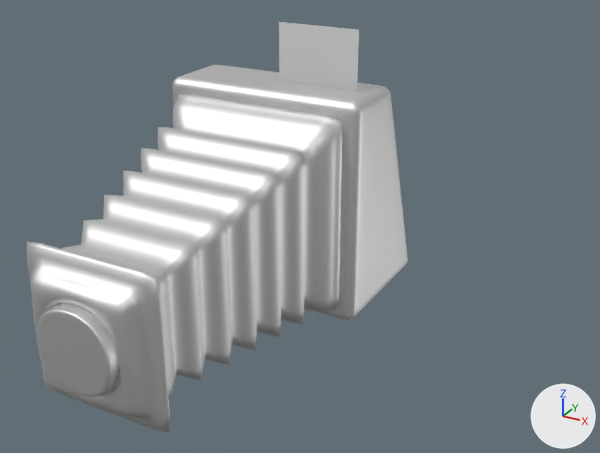
A saved change to the glTF model public/models/Camera.glb.
Rendered twice from a camera (50 mm lens) standing at (5.15, -9.31, 3.93) and looking at (1.07, -1.88, 0.22). Lighting does not change. The marker at lower right points along +X, +Y and +Z.

The older version as bpy lines, for what is in view:
```python
mat_viewfinder = principled_material('viewfinder')
mat_viewfinder.base_color = (0.8, 0.8, 0.8)  # white #e7e7e7
me_cube_001 = bpy.data.meshes.new('Cube.001')
me_cube_001.from_pydata(...)  # 4403 vertices, 8752 faces; spans x -1.33..1.33, y -4.43..0.96, z -1.43..1.43
me_cube_001.materials.append(mat_camera)  # white #e7e7e7
me_cube_002 = bpy.data.meshes.new('Cube.002')
me_cube_002.from_pydata([(0.531, 0.0, -0.358), (-0.532, 0.0, -0.357), (0.532, 0.0, 0.357), (-0.531, 0.0, 0.358)], [], [(1, 0, 2), (1, 2, 3)])
me_cube_002.materials.append(mat_viewfinder)  # white #e7e7e7
ob_camera = bpy.data.objects.new('Camera', me_cube_001)
ob_camera.location = (0.0, 0.0, 0.0)
ob_viewfinder = bpy.data.objects.new('viewfinder', me_cube_002)
ob_viewfinder.location = (0.544, -0.495, 1.8)
```
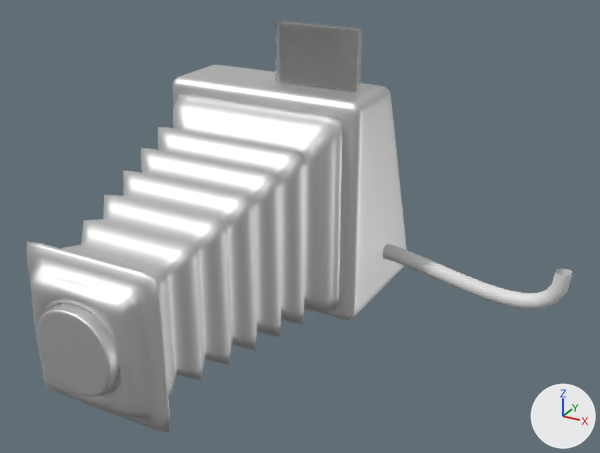
Where the change shows, as pixel boxes (x1, y1, x2, y2) in the pictures (600 x 453 px):
'viewfinderGlass', added: after (275, 21, 362, 92)
'viewfinder', surface changed: (279, 22, 359, 91) in both
'BézierCurve', added: after (383, 244, 573, 309)

Edits to the bpy script that builds the scene:
```text
Change mat_viewfinder:
    mat_viewfinder.alpha: 1.0 -> 0.525
Add mat_material_001:
    mat_material_001 = principled_material('Material.001')
    mat_material_001.base_color = (0.8, 0.8, 0.8)  # white #e7e7e7
Add mat_glass:
    mat_glass = principled_material('glass')
    mat_glass.base_color = (0.8, 0.8, 0.8)  # white #e7e7e7
    mat_glass.roughness = 0.0
    mat_glass.ior = 1.1
    mat_glass.alpha = 0.616
    mat_glass.transmission_weight = 1.0
Add me_béziercurve:
    me_béziercurve.from_pydata(...)  # 156 vertices, 288 faces; spans x 1.27..3.73, y -0.1..0.1, z -1.18..-0.56
    me_béziercurve.materials.append(mat_material_001)  # white #e7e7e7
Add me_cube_003:
    me_cube_003.from_pydata(...)  # 16 vertices, 24 faces; spans x -0.532..0.532, y -0.074..0.099, z -0.358..0.358
    me_cube_003.materials.append(mat_glass)  # white #e7e7e7
Add ob_béziercurve:
    ob_béziercurve = bpy.data.objects.new('BézierCurve', me_béziercurve)
    ob_béziercurve.location = (0.0, 0.0, 0.0)
Add ob_viewfinderglass:
    ob_viewfinderglass = bpy.data.objects.new('viewfinderGlass', me_cube_003)
    ob_viewfinderglass.location = (0.544, -0.509, 1.8)
```
